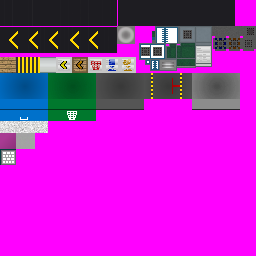
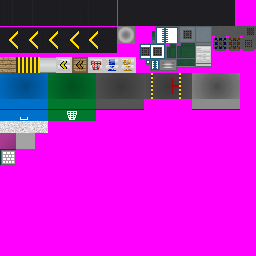
Before/after of a 256px x 256px layered artwork. What changed in the layer stack:
painted on "Color" over bbox(179, 73, 182, 99)
